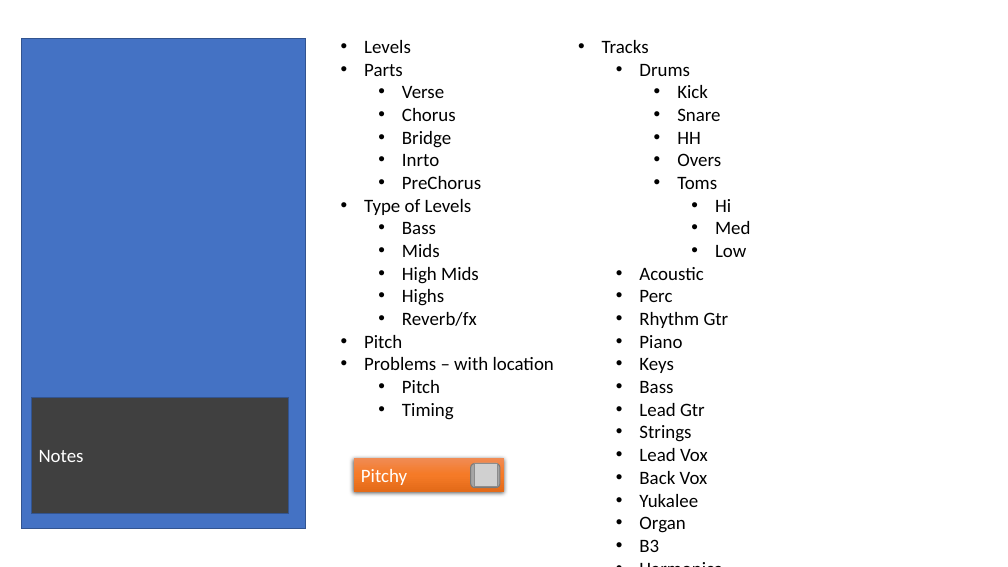
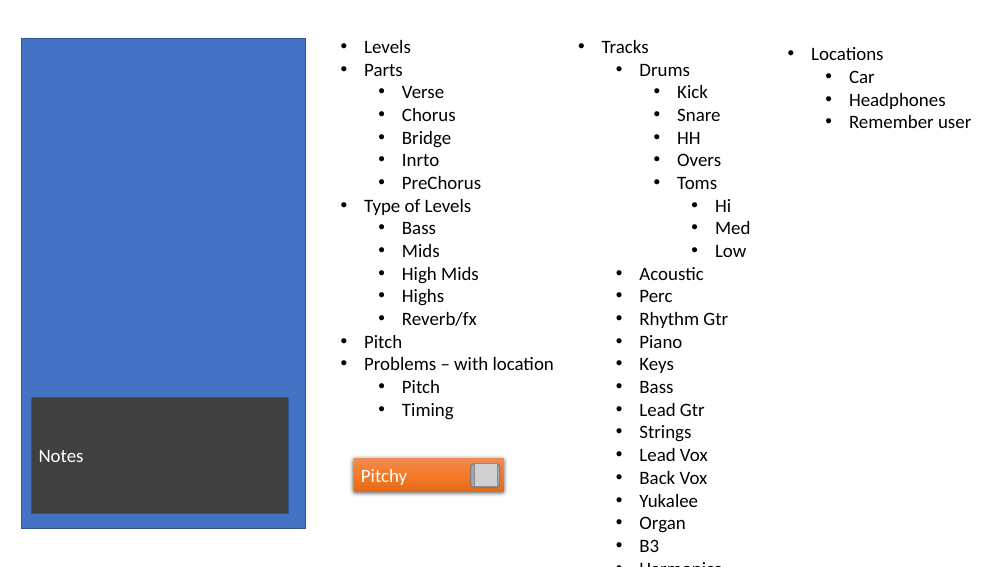
Before and after one commit to paulelong/Kramer, a slide deck: slide 5 of Prototype/Icon.pptx. Drawn at 1008x567 pixels with LibreOffice and Linux fonts; fonts in the diff are those of the drawing; grey boxes stand for pictures. Boxes give left, top, right and bottom in pixels: in the first picture for what was removed or moved away, otherwise in the second. Text is boxed around its words. In the diff, an @@ line names an element or a change of style, - is before the commit and + after.

```diff
--- a/Prototype/Icon.pptx
+++ b/Prototype/Icon.pptx
@@ text added at (x1=811, y1=47, x2=971, y2=128), 18 pt, text #000000 @@
+• Locations
+  • Car
+  • Headphones
+  • Remember user
```
Also in this commit, not shown: 1 other slide changed, 2 other files.
